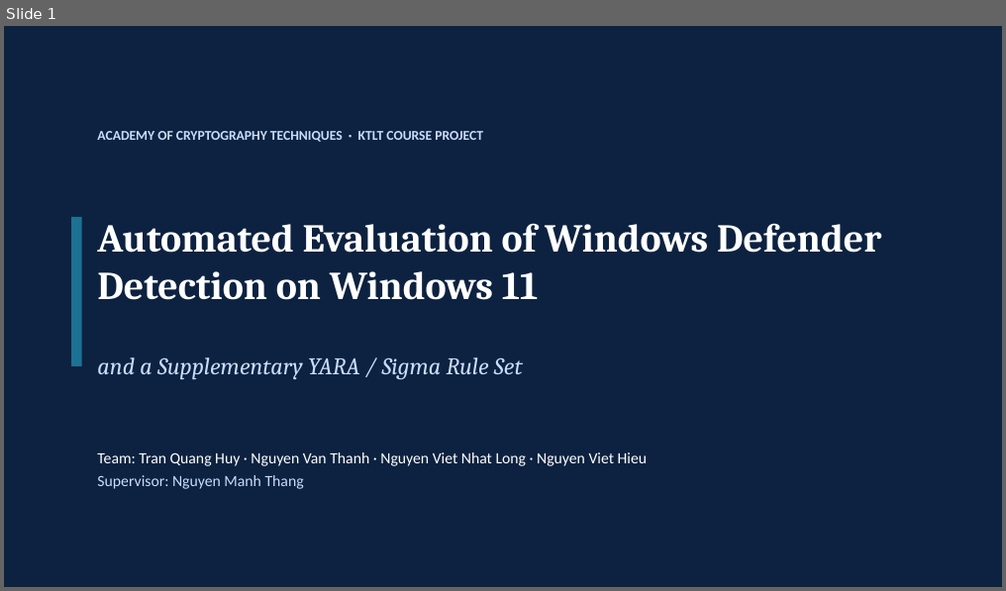
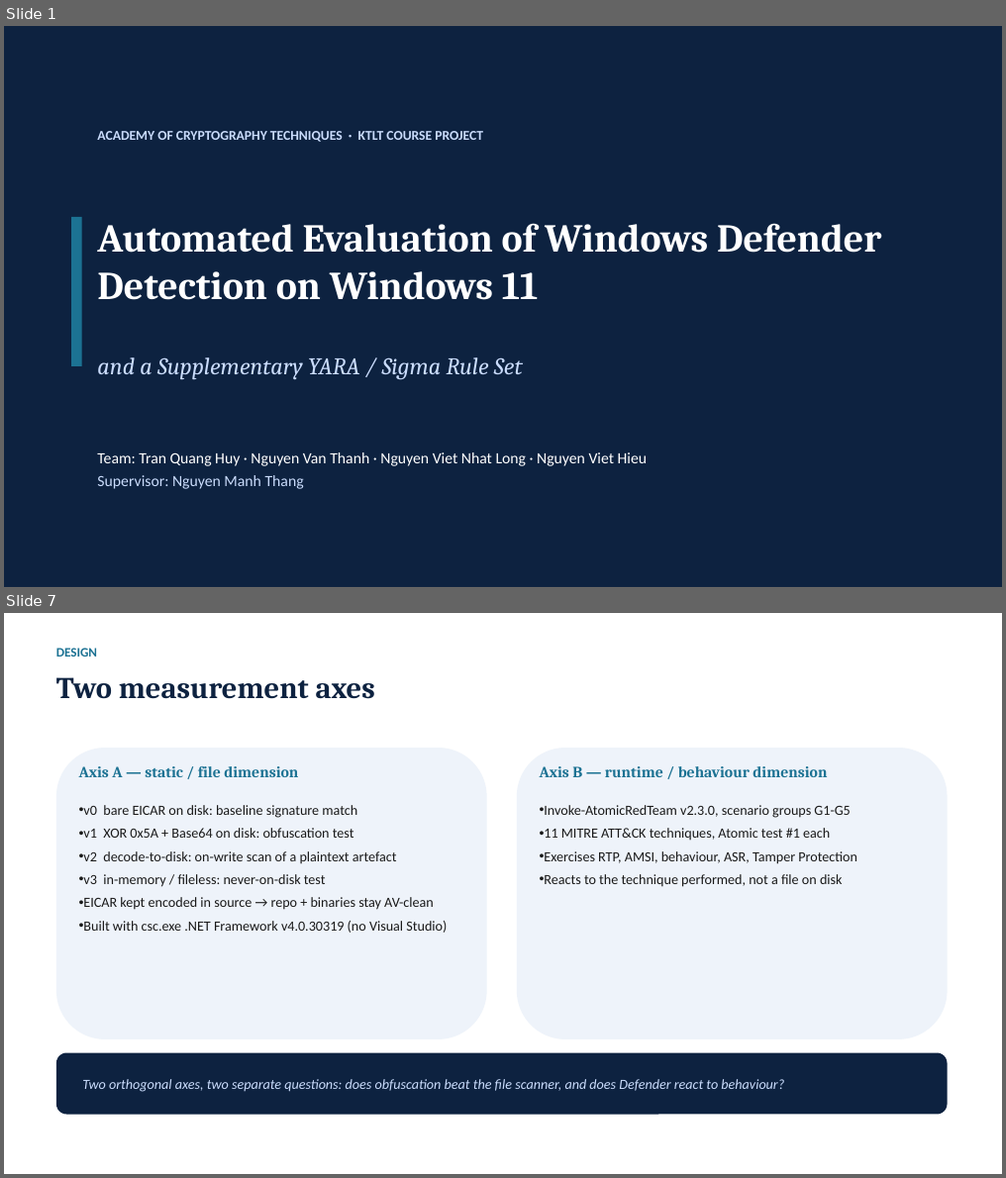
Before and after one commit to TonykRev/KTLT-Defender, a slide deck: report/KTLD_Slides.pptx. Shown one above the other, each under a label of ours: slide 1 before the commit, slides 1 and 7 after it; the slides between them are not shown. The pictures are 1006x591 and 1006x1178 pixels, drawn with LibreOffice and Linux fonts; fonts in the diff are those of the drawing. Boxes give left, top, right and bottom in pixels: in the first picture for what was removed or moved away, otherwise in the second. Text is boxed around its words. In the diff, an @@ line names an element or a change of style, - is before the commit and + after.

```diff
--- a/report/KTLD_Slides.pptx
+++ b/report/KTLD_Slides.pptx
@@ slide 7 added at [4, 613, 1002, 1174], background #FFFFFF @@
@@ text added at [56, 648, 97, 657], 12.5 pt, text #1C7293, bold @@
+DESIGN
@@ text added at [56, 677, 375, 699], 29 pt, text #0D2240, bold @@
+Two measurement axes
@@ rounded rectangle added at [56, 748, 487, 1040], fill #EEF3FA @@
@@ rounded rectangle added at [517, 748, 947, 1040], fill #EEF3FA @@
@@ text added at [79, 766, 298, 777], 15 pt, text #1C7293, bold @@
+Axis A — static / file dimension
@@ text added at [540, 766, 827, 777], 15 pt, text #1C7293, bold @@
+Axis B — runtime / behaviour dimension
@@ text added at [83, 805, 447, 933], 13.5 pt, text #1A1A1A @@
+• v0 bare EICAR on disk: baseline signature match
+• v1 XOR 0x5A + Base64 on disk: obfuscation test
+• v2 decode-to-disk: on-write scan of a plaintext artefact
+• v3 in-memory / fileless: never-on-disk test
+• EICAR kept encoded in source → repo + binaries stay AV-clean
+• Built with csc.exe .NET Framework v4.0.30319 (no Visual Studio)
@@ text added at [544, 805, 857, 887], 13.5 pt, text #1A1A1A @@
+• Invoke-AtomicRedTeam v2.3.0, scenario groups G1-G5
+• 11 MITRE ATT&CK techniques, Atomic test #1 each
+• Exercises RTP, AMSI, behaviour, ASR, Tamper Protection
+• Reacts to the technique performed, not a file on disk
@@ rounded rectangle added at [56, 1054, 947, 1115], fill #0D2240 @@
@@ text added at [82, 1079, 784, 1092], 13.5 pt, text #CADCFC, italic @@
+Two orthogonal axes, two separate questions: does obfuscation beat the file scanner, and does Defender react to behaviour?
```
Also in this commit, not shown: 6 other slides changed, 17 other slides added, 7 slides removed, 2 other files.
